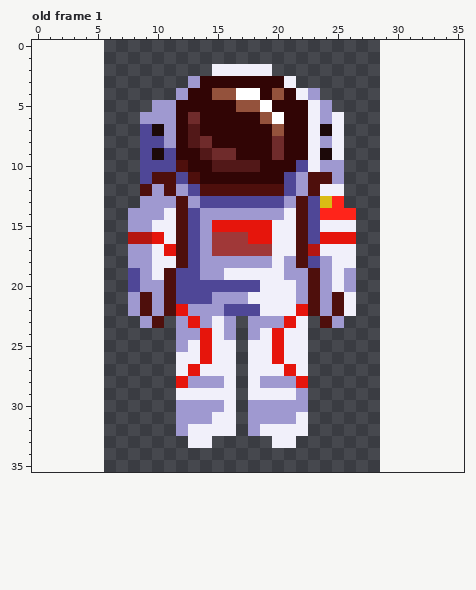
Pixel-art file, stored at sketches/astronauts-in-space/design/astronauts.aseprite. Above: the version before the commit.
23x36 pixels, 1 frame. Shown: old frame 1. The old version is drawn lined up with the new one, on the new canvas. The commit also changed other frames, which this record leaves out.
After:
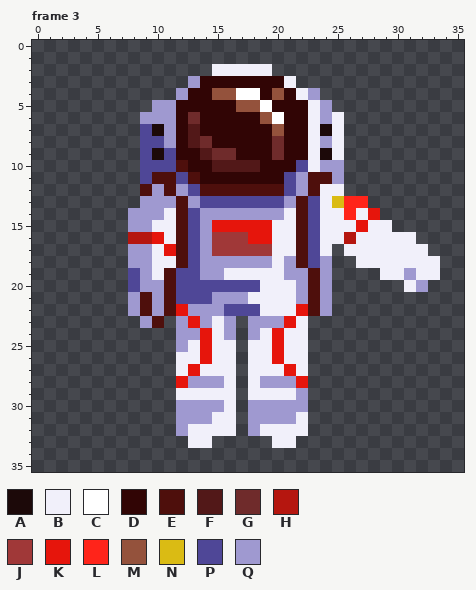
Palette (. is transparent): A #1c0909  B #f1f0fa  C #ffffff  D #310505  E #4e0f0c  F #521818  G #6f2b2b  H #b5160f  J #a03838  K #e6150c  L #ff241a  M #94523c  N #dabb14  P #4f4797  Q #9f99d0
A new or re-ordered frame is compared with the old frame closest to it.
Commit message: sketch: create spritesheets and animations for astronauts
Diff:
canvas 23x36 -> 36x36, the old top-left corner now at 6,0
frames 1 -> 14
--- frame 3 is new; against old frame 1
@@ x 21..35 @@
 12 PQEBB..........
-13 QEPNL..........
-14 BEPLLL.........
-15 BEPBBB.........
-16 BEPKKK.........
-17 BEHBBB.........
-18 QEPQBB.........
-19 QQEQBQ.........
-20 BQEQBQ.........
-21 BQEQEB.........
-22 BKEQEB.........
-23 KB.EQ..........
+13 QEPBNLL........
+14 BEPBBLBK.......
+15 BEPBBBKBB......
+16 BEPBBHBBBBB....
+17 BEPB.BBBBBBB...
+18 QEPQ..BBBBBBB..
+19 QQEQ....BBQBB..
+20 BQEQ......BQ...
+21 BQEQ...........
+22 BKEQ...........
+23 KB.............
 24 BB.............
Where, in picture pixels (left, top, right, bottom), the same in both pictures:
changed: (308, 196, 440, 328)
